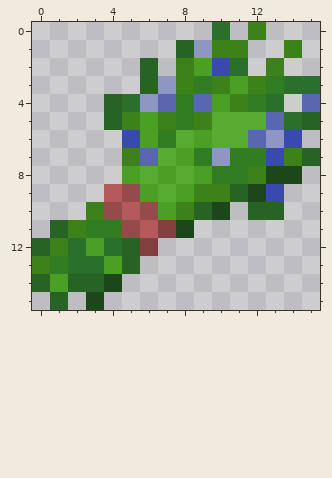
Edited in one commit: pixel-art sprite (Versandordner/Unsortiert/flax.png). Above is the file before it was changed.
The file is 16x16 pixels.
Once edited:
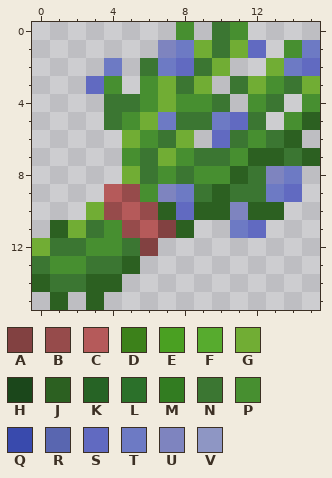
Palette (. is transparent): A #824141  B #964b4b  C #b55a5a  D #3c811a  E #4aa022  F #57ab2e  G #71ad34  H #1b471b  J #2c6021  K #266325  L #2b702a  M #327c21  N #3b7632  P #478f30  Q #394aad  R #5966b0  S #616ac1  T #6d7ac4  U #7e84bf  V #8e96c4
What changed:
Changed rows in their new state; - is an unchanged pixel.
first column x 0:
 0 --------P-NP.---
 1 -------UTGNGS-PT
 2 ----T-NTSNG.-GTS
 3 ---SP-PGNG.NGPNG
 4 ----NNPGPPN.PN-P
 5 ----NPGTNNTSN.PJ
 6 -----GPNG.SNPNJ-
 7 -----PNGPNNPJJNJ
 8 -----GNPNPPJNUT-
 9 ------PUTNJNNTS-
10 ---G---JSJJUJJ--
11 -JGNP---J--TS---
12 GNNPPN----------
13 NPPNNJ----------
14 JNNJJ-----------
15 -J-J------------
Where, in picture pixels (left, top, right, bottom), the same in both pictures:
changed: (32, 22, 320, 310)
